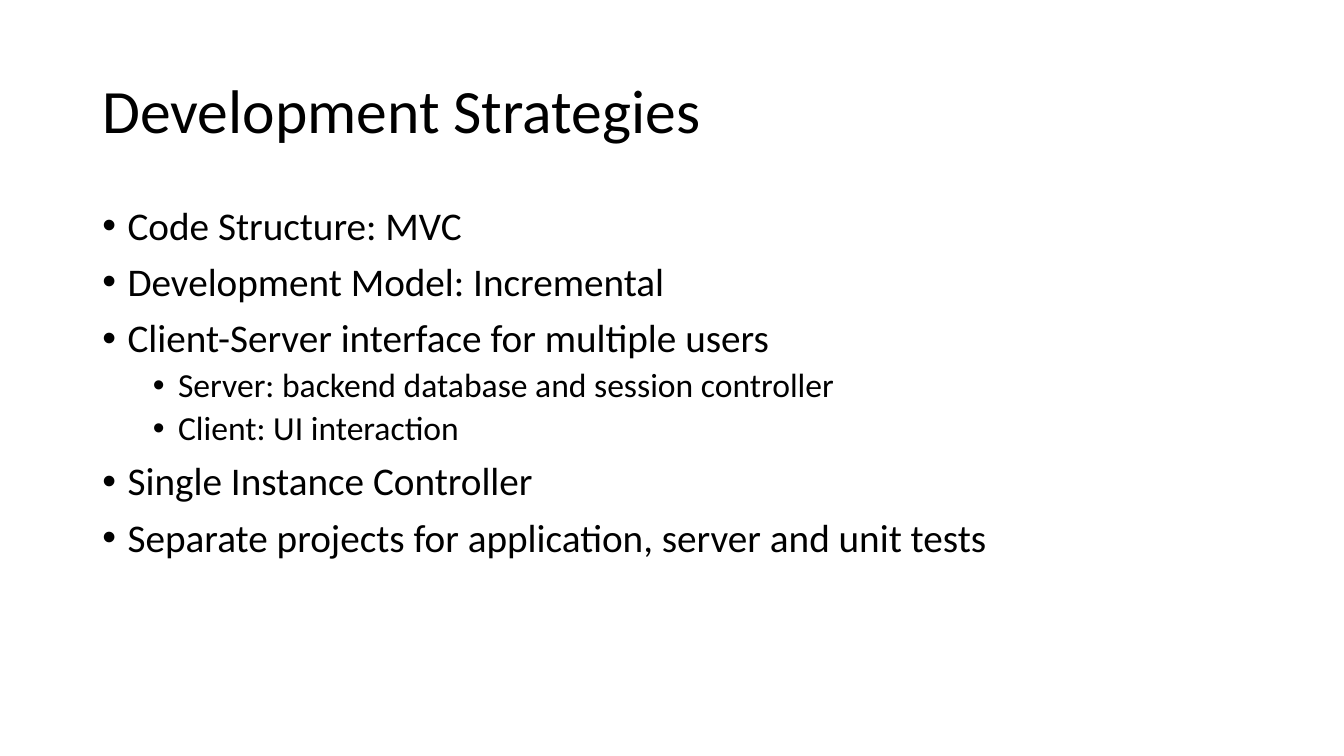
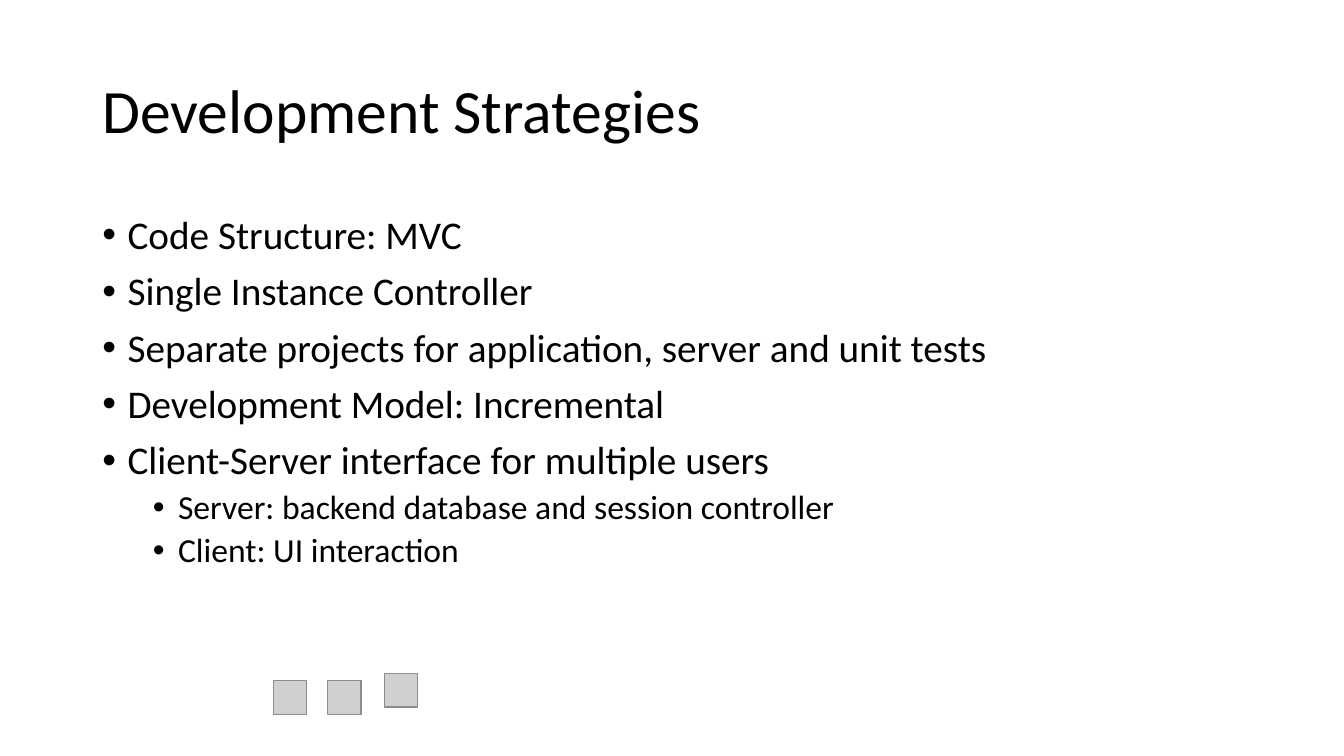
Before and after one commit to SENG-6230/Software-Project, a slide deck: slide 2 of Documents/Group 2 Presentation_ development.pptx. Drawn at 1344x756 pixels with LibreOffice and Linux fonts; fonts in the diff are those of the drawing; grey boxes stand for pictures. Boxes give left, top, right and bottom in pixels: in the first picture for what was removed or moved away, otherwise in the second. Text is boxed around its words. In the diff, an @@ line names an element or a change of style, - is before the commit and + after.

```diff
--- a/Documents/Group 2 Presentation_ development.pptx
+++ b/Documents/Group 2 Presentation_ development.pptx
@@ text "Code Structure: MVC": place and size @@
-text "Code Structure: MVC" at bbox=[128, 212, 986, 559]
+text "Code Structure: MVC" at bbox=[128, 221, 986, 563]
@@ text at bbox=[128, 277, 986, 369]: paragraphs added @@
+• Single Instance Controller
+• Separate projects for application, server and unit tests
@@ text at bbox=[128, 467, 986, 559]: paragraphs removed @@
-• Single Instance Controller
-• Separate projects for application, server and unit tests
@@ picture added at bbox=[273, 681, 307, 714] @@
@@ picture added at bbox=[328, 681, 361, 714] @@
@@ picture added at bbox=[384, 674, 417, 707] @@
```
Also in this commit, not shown: 2 other slides changed.
